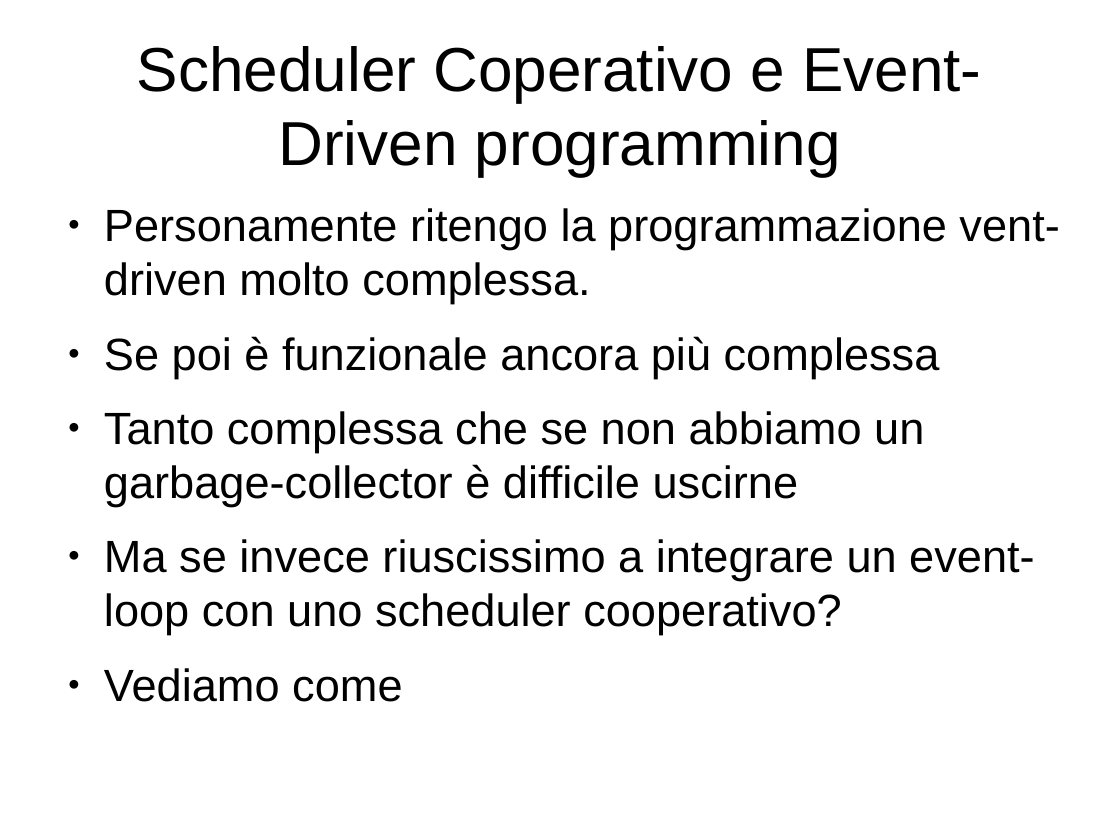
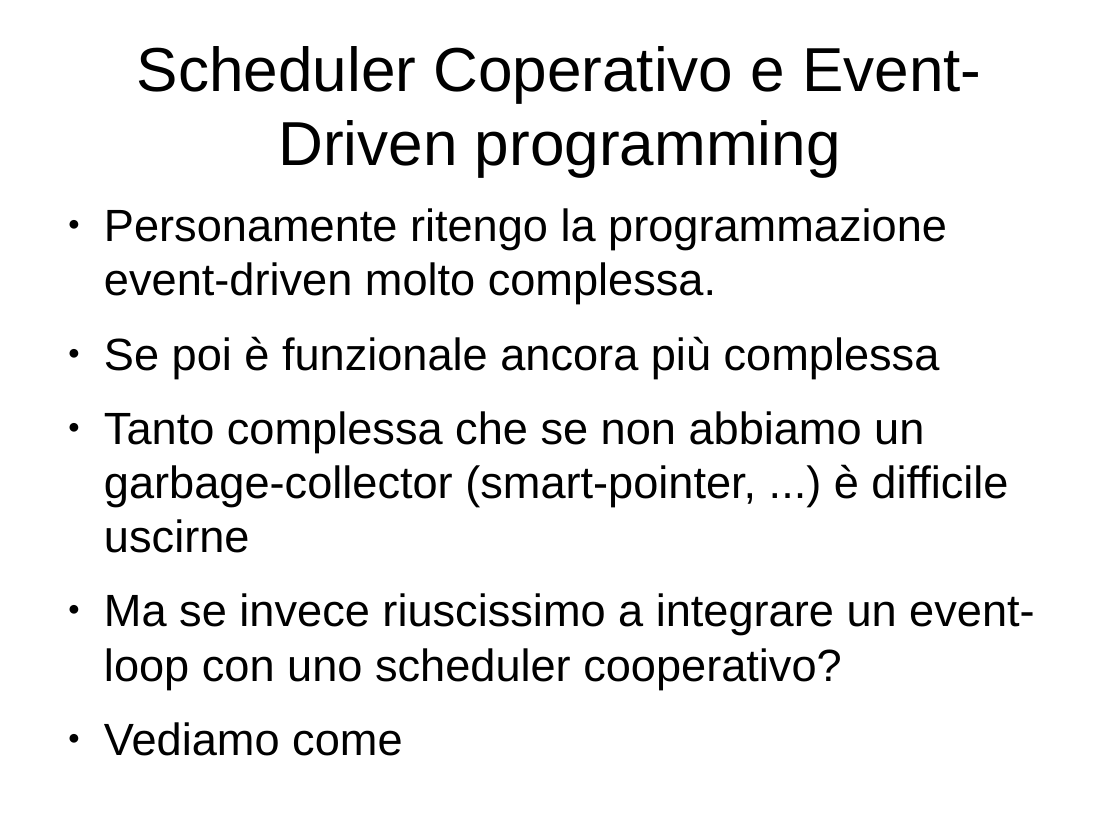
Before and after one commit to mdionisio/workshop_coroutine, a slide deck: slide 15 of presentazione.odp. Drawn at 1120x840 pixels with LibreOffice and Linux fonts; fonts in the diff are those of the drawing. Boxes give left, top, right and bottom in pixels: in the first picture for what was removed or moved away, otherwise in the second. Text is boxed around its words. In the diff, an @@ line names an element or a change of style, - is before the commit and + after.

```diff
--- a/presentazione.odp
+++ b/presentazione.odp
@@ text at <box>104,208,947,304</box>: text changed @@
-● Personamente ritengo la programmazione vent-driven molto complessa.
+● Personamente ritengo la programmazione event-driven molto complessa.
@@ text at <box>104,411,1008,553</box>: text changed @@
-● Tanto complessa che se non abbiamo un garbage-collector è difficile uscirne
+● Tanto complessa che se non abbiamo un garbage-collector (smart-pointer, ...) è difficile uscirne
```
Also in this commit, not shown: 2 other slides changed, 1 other file.
